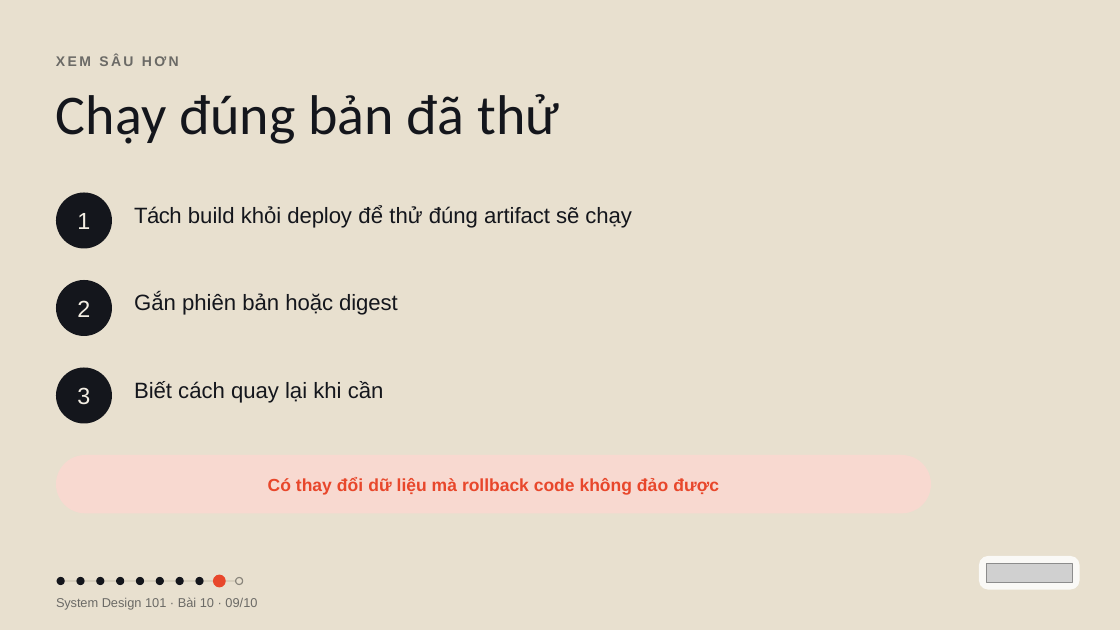
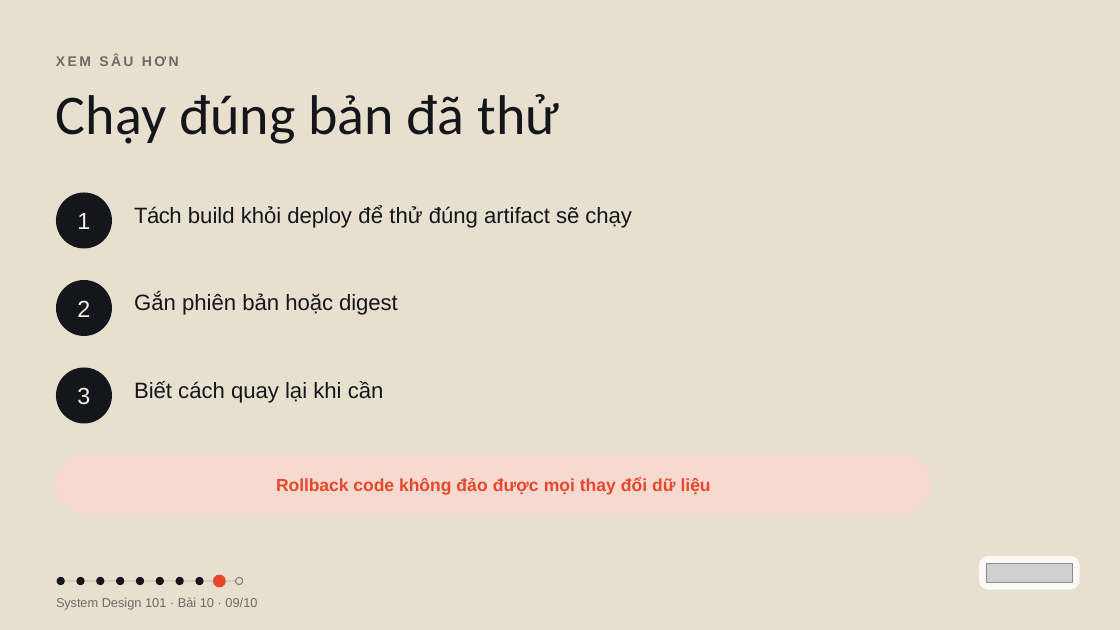
Before and after one commit to vohoailinh90/tool-marketing-studio, a slide deck: slide 9 of system-design-101/vi/lessons/sd-09-010/slides/sd-09-010.pptx. Drawn at 1120x630 pixels with LibreOffice and Linux fonts; fonts in the diff are those of the drawing; grey boxes stand for pictures. Boxes give left, top, right and bottom in pixels: in the first picture for what was removed or moved away, otherwise in the second. Text is boxed around its words. In the diff, an @@ line names an element or a change of style, - is before the commit and + after.

```diff
--- a/system-design-101/vi/lessons/sd-09-010/slides/sd-09-010.pptx
+++ b/system-design-101/vi/lessons/sd-09-010/slides/sd-09-010.pptx
@@ text in rounded rectangle at (276, 477, 711, 495): text changed @@
-Có thay đổi dữ liệu mà rollback code không đảo được
+Rollback code không đảo được mọi thay đổi dữ liệu
```
Also in this commit, not shown: 6 other slides changed, 1 other file.
